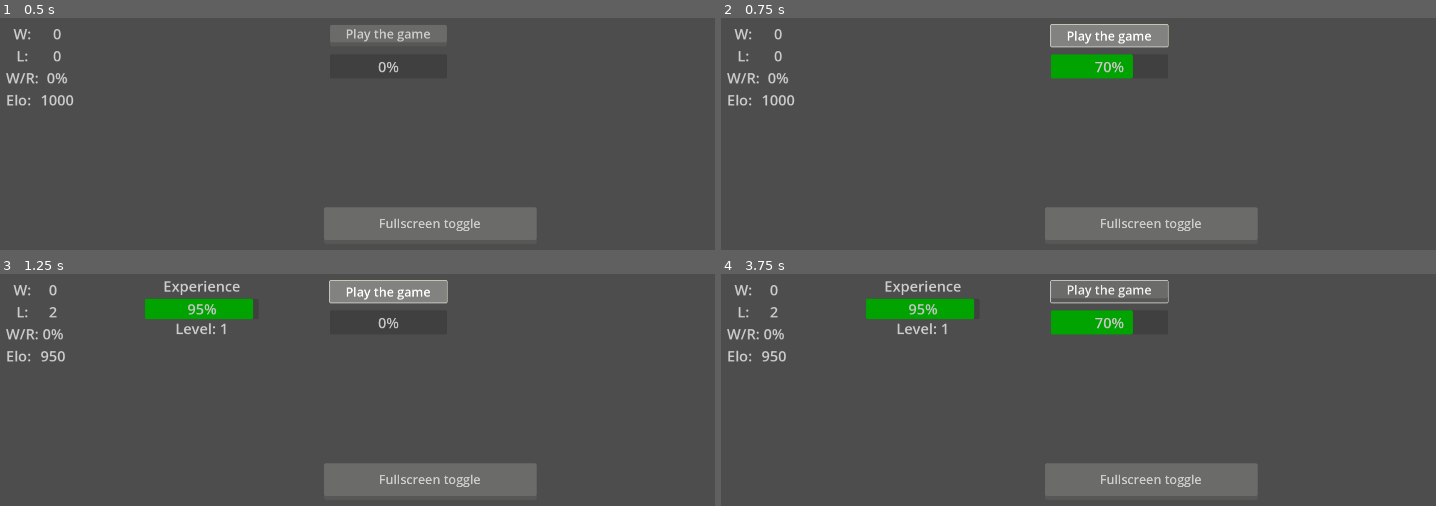
Above: before the commit, frames 1-4 (two rows, left to right).
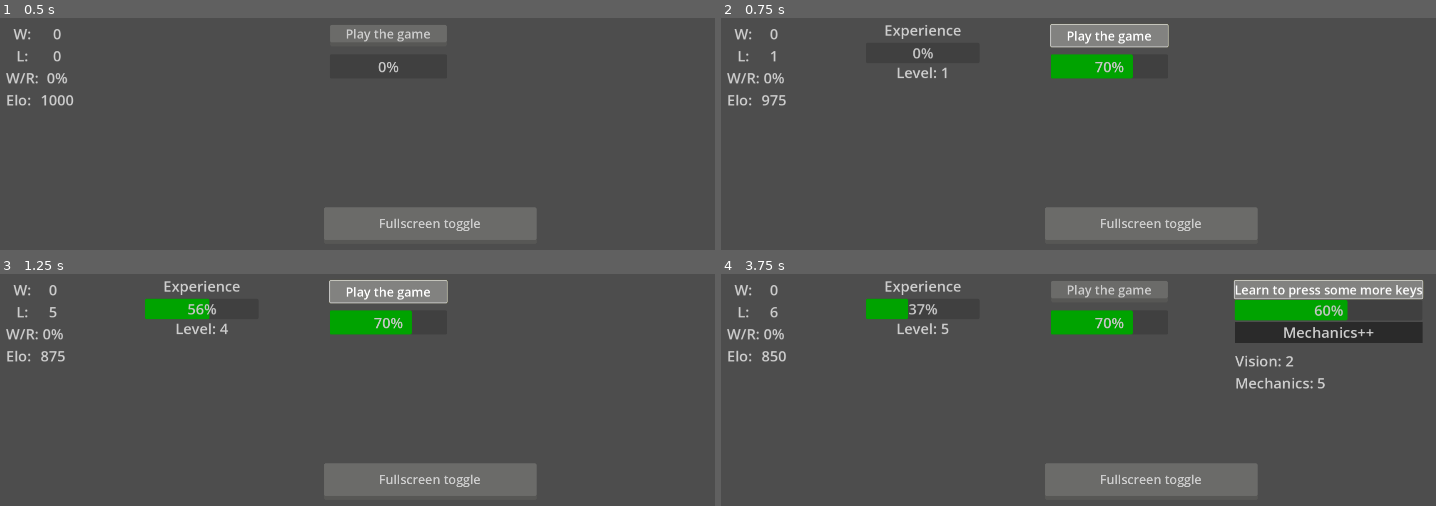
Above: after the commit, the same moments.

Repository: Rycerzklanu/moba_incremental
Game: Godot game, scene res://Scenes/main.tscn
Same seed, same stepped clock (60 frames per second), same inputs: the game is played once before the commit and once after it.
Inputs (mouse positions are in pixels of both pictures, inside the frame that each line leads up to):
- Up to frame 1 (0.5 s): no input
- Up to frame 2 (0.75 s): click "Play the game" at 0.5 s
- Up to frame 3 (1.25 s): no input
- Up to frame 4 (3.75 s): click "Play the game" at 1.25 s; click (1314, 292) at 2 s, where only the run after the commit has a clickable "Plug in your monitor"; click (1314, 290) at 2.75 s, where only the run after the commit has a clickable "Learn to move your mouse"; click (1314, 290) at 3.5 s, where only the run after the commit has a clickable "Learn to press some keys"

Frame 1 is identical in both runs. In frame 2, 0.8% of the frame differs, in the area x 5-34%, y 3-38%; in frame 3, 1.9%; in frame 4, 7.6%, in the area x 5-99%, y 2-50%.

Commit message:
Added more comments

Diff:
--- a/Scenes/Learn_skill.gd
+++ b/Scenes/Learn_skill.gd
@@ -1,5 +1,5 @@
 extends Button
 
-
+#after receiving the signal to unpress from the skill Progbar, unpress
 func _on_learn_skill_prog_bar_stop_button():
 	button_pressed = false
--- a/Scenes/Skills_flavor_text.gd
+++ b/Scenes/Skills_flavor_text.gd
@@ -13,4 +13,4 @@
 	if count in [16,23,35,43,45,49,52,53,60]:
 		set_text("Champion mastery++")
 	if count in [14,15,18,21,22,24,25,26,27,28,29,30,31,32,33,34,36,38,56,50,51,54,55,57,58]:
-		set_text("Teamplay skills++")
+		set_text("Teamplay patterns++")
--- a/Scenes/Teamplay_label.gd
+++ b/Scenes/Teamplay_label.gd
@@ -6,4 +6,4 @@
 	count += 1
 	if count in [14,15,18,21,22,24,25,26,27,28,29,30,31,32,33,34,36,38,56,50,51,54,55,57,58]:
 		teamplay += 1
-		set_text("Teamplay: " + str(teamplay))
+		set_text("Teamplay patterns: " + str(teamplay))
--- a/Scenes/tab_1ui.tscn
+++ b/Scenes/tab_1ui.tscn
@@ -72,7 +72,7 @@
 
 [node name="Timer" type="Timer" parent="Play_game_ProgBar"]
 process_callback = 0
-wait_time = 0.187
+wait_time = 0.05
 
 [node name="GridContainer" type="GridContainer" parent="Play_game_ProgBar"]
 layout_mode = 1
--- a/Scripts/UI_1/Learn_skill_ProgBar.gd
+++ b/Scripts/UI_1/Learn_skill_ProgBar.gd
@@ -1,22 +1,29 @@
 extends ProgressBar
+
+#declare a signal for when the progress bar is full and the skill is learned
 signal skill_progbar_full
+
+#declare a signal used to stop the button when the play_game button is pressed
 signal stop_button
-var on_control = 0
+
+func _on_play_game_toggled(button_pressed):
+	if button_pressed:
+		$Timer.stop()
+		emit_signal("stop_button")
+
+#the timer restart loop
 func _on_learn_skill_toggled(button_pressed):
 	_on_timer_timeout()
 	if !button_pressed:
 		$Timer.stop()
 
-func _on_play_game_toggled(button_pressed):
-	if button_pressed:
-		$Timer.stop()
-		emit_signal("stop_button")
+func _on_timer_timeout():
+	$Timer.start()
+	value += 30
+
+#if the progress bar is full reset to 0 (no overflow) and emit the full signal to other nodes
 func _process(_delta):
 	if value == 100:
 		emit_signal("skill_progbar_full")
 		value -= 100
 		set_value_no_signal(value)
-
-func _on_timer_timeout():
-	$Timer.start()
-	value += 30
--- a/Scripts/UI_1/Play_game_PB.gd
+++ b/Scripts/UI_1/Play_game_PB.gd
@@ -5,7 +5,6 @@
 
 #define signal that will be emitted when the "Learn skill" button is pressed
 #the signal will cause the "Play game" button to unpress and stop the game progress
-#editor's note i guess - why not just send the Learn skill togglde signal to the play game button itself?
 signal button_stop1
 
 func _on_learn_skill_toggled(button_pressed):
--- a/Scripts/UI_1/Player_exp_ProgBar.gd
+++ b/Scripts/UI_1/Player_exp_ProgBar.gd
@@ -1,12 +1,14 @@
 extends ProgressBar
 
+#the two functions increment exp based on the game result, wins give more than losses
 func _on_tab_1ui_progbar_full_l():
 	value += 100
-
 
 func _on_tab_1ui_progbar_full_w():
 	value += 300
 
+#checks every frame for the max value (allows it to go over the limit and overflow into the next exp level)
+#then increases the max exp value, slowing down leveling
 func _process(_delta):
 	if value >= max_value:
 		value -= max_value
--- a/Scripts/UI_1/Skills_container.gd
+++ b/Scripts/UI_1/Skills_container.gd
@@ -1,8 +1,10 @@
 extends GridContainer
+
+#declare a variable that will serve as a skill level counter
 var skill_level_check = 0
 
 
-
+#on skill progbar fullfillment, switch the text on the button to the next skill
 func _on_learn_skill_prog_bar_skill_progbar_full():
 	skill_level_check += 1
 
--- a/Scripts/UI_1/playerexplabel.gd
+++ b/Scripts/UI_1/playerexplabel.gd
@@ -1,4 +1,6 @@
 extends Label
+
+#when the level is 5, send a signal to show the learn skill nodes
 var level = 0
 signal level_signal()
 func _on_player_exp_prog_bar_changed():
